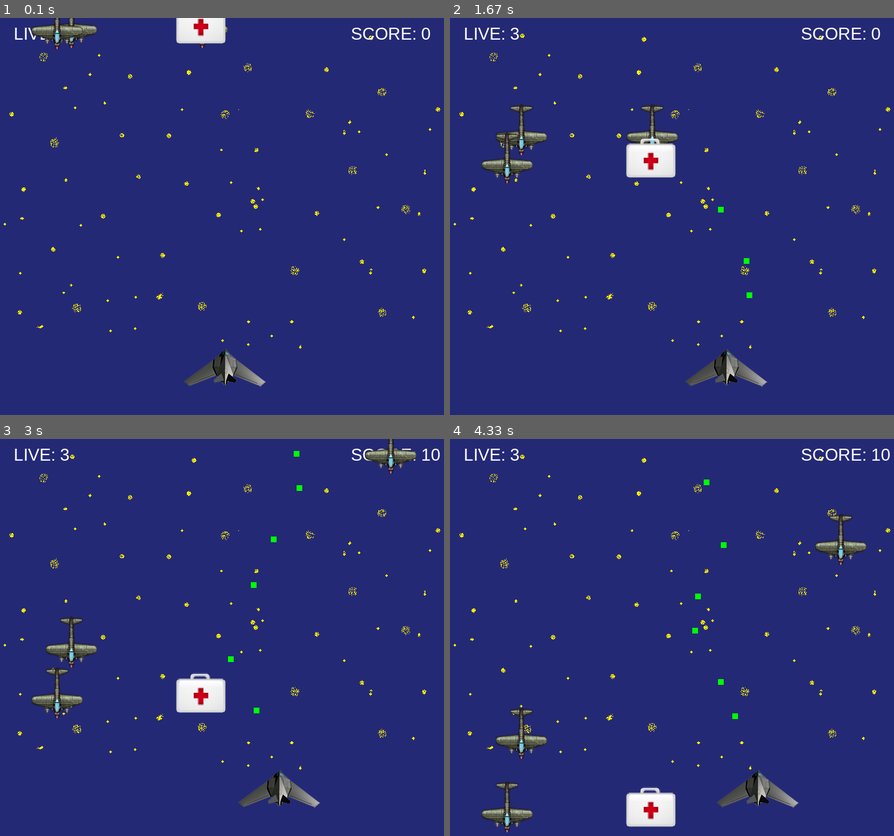
Above: before the commit, frames 1-4 (two rows, left to right).
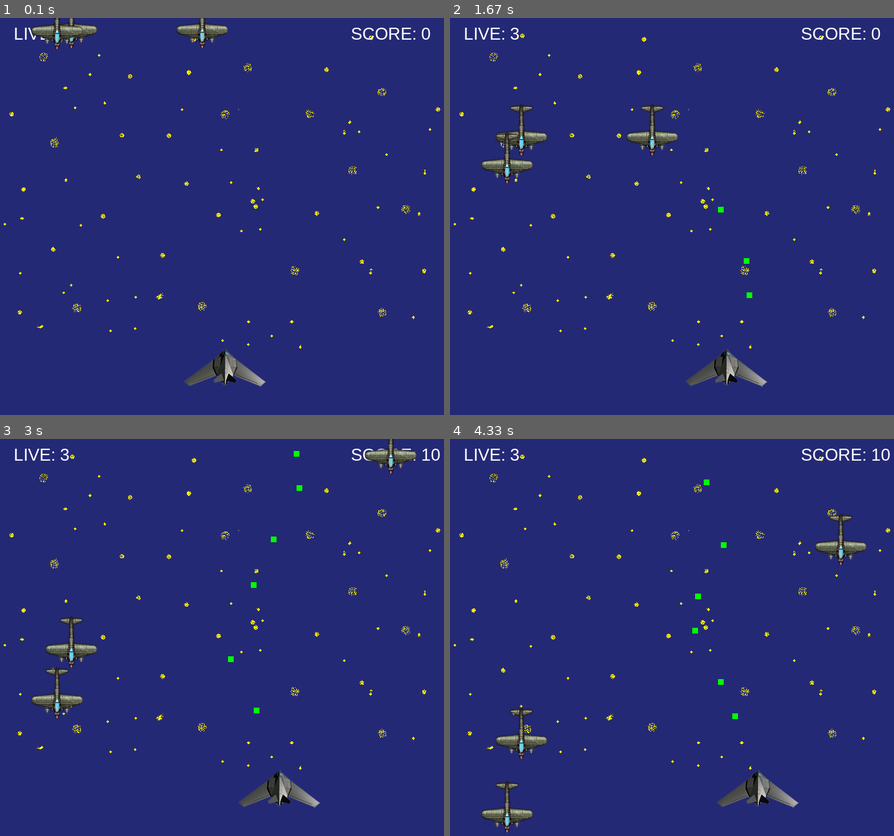
Above: after the commit, the same moments.

Repository: dimon-ton/pygame_course
Game: pygame game, started from First_game/main.py
The game is run twice, just before and just after one commit, with the same random seed, the same clock (stepped at 60 frames per second) and the same inputs.
Inputs:
- Up to frame 1 (0.1 s): no input
- Up to frame 2 (1.67 s): hold Right 0.33-0.8 s; hold Right 0.83-1.3 s; tap Space at 0.9, 1.2, 1.4 s; hold Left from 1.33 s (still down)
- Up to frame 3 (3 s): tap Space at 1.7, 1.97, 2.27, 2.4, 2.7 s; release Left at 1.87 s; hold Left 1.9-2.3 s; hold Right 2.33-2.97 s
- Up to frame 4 (4.33 s): hold Left 3-3.47 s; tap Space at 3.07, 3.37, 3.57, 3.87, 4.07 s; hold Right 3.5-3.97 s; hold Right from 4 s (still down)

The runs differ from the first frame. In frame 1, 0.7% of the frame differs, in the area x 39-51%, y 0-7%; in frame 2, 1.0%; in frame 3, 1.0%, in the area x 39-51%, y 58-69%; in frame 4, 1.0%.

Commit message:
complete learning EP.9

Diff:
--- a/First_game/main.py
+++ b/First_game/main.py
@@ -7,6 +7,24 @@
 
 # start pygame
 pygame.init()
+
+# start sound
+pygame.mixer.init()
+
+
+
+
+####################### sound effect ################################
+# background music
+pygame.mixer.music.load(os.path.join(PATH, "background-music.mp3"))
+pygame.mixer.music.play(loops=-1) # -1 = loop
+
+# collide sound
+explosion = pygame.mixer.Sound(os.path.join(PATH, "explosion.wav"))
+
+laser = pygame.mixer.Sound(os.path.join(PATH, "laser.wav"))
+powerup = pygame.mixer.Sound(os.path.join(PATH, "powerup.wav"))
+over_sound = pygame.mixer.Sound(os.path.join(PATH, "gameover.wav"))
 
 # FPS --> Frame per second
 FPS = 30
@@ -22,6 +40,12 @@
 # score when the enemy is collided
 SCORE = 0
 LIVES = 3
+GAMEOVER = False
+GAMEOVER_FONT = True
+GAMEOVER_TIME = pygame.time.get_ticks()
+SOUND_STATE = True
+
+
 
 
 # set the resolution of game
@@ -103,6 +127,7 @@
         self.speed_x = 0
 
     def shoot(self):
+        pygame.mixer.Sound.play(laser)
         bullet = Bullet(self.rect.centerx, self.rect.top)
         all_sprites.add(bullet)
         group_bullets.add(bullet)
@@ -114,17 +139,22 @@
         self.speed_x = 0
         # check if the key is pressed.
         keystate = pygame.key.get_pressed()
-        if keystate[pygame.K_LEFT]:
-            self.speed_x = -5
-
-        if keystate[pygame.K_RIGHT]:
-            self.speed_x = 5
+
+        if not GAMEOVER:
+            if keystate[pygame.K_LEFT] and self.rect.x > 0:
+                self.speed_x = -5
+
+            if keystate[pygame.K_RIGHT] and self.rect.x < WIDTH - self.rect.width:
+                self.speed_x = 5
 
         self.rect.x += self.speed_x
 
 
         if self.rect.bottom > HEIGHT:
             self.rect.y = 0
+
+
+
 
 class Bullet(pygame.sprite.Sprite):
 
@@ -156,18 +186,20 @@
 
 # medical pack
 
-'''
-
- - กระเป๋าจะตกทุก 30 วินาที
- - เมื่อเราชนกระเป๋า จะได้ชีวิตเพิ่มอีก 1
- - กระเป๋าจะหายไปเมื่อชน
- - มีเสียงติ๊งเมื่อได้รับกระเป๋า
- - เมื่อกระเป๋าลงไปด้านล่างสุดให้รออีก 30 วินาทีกว่ามันจะออกมา
-
-'''
-
-
 class Medipack(pygame.sprite.Sprite):
+
+
+
+    '''
+
+    - กระเป๋าจะตกทุก 30 วินาที
+    - เมื่อเราชนกระเป๋า จะได้ชีวิตเพิ่มอีก 1
+    - กระเป๋าจะหายไปเมื่อชน
+    - มีเสียงติ๊งเมื่อได้รับกระเป๋า
+    - เมื่อกระเป๋าลงไปด้านล่างสุดให้รออีก 30 วินาทีกว่ามันจะออกมา
+
+    '''
+
 
     def __init__(self):
         pygame.sprite.Sprite.__init__(self)
@@ -176,7 +208,7 @@
         # main clock
         self.last = pygame.time.get_ticks()
         self.wait = 20_000
-        self.run = True
+        self.run = False
 
 
         self.image = pygame.image.load(img).convert_alpha()
@@ -187,12 +219,14 @@
         self.rect = self.image.get_rect()
 
         rand_x = random.randint(self.rect.width, WIDTH - self.rect.width)
-        self.rect.center = (rand_x, 0)
+        self.rect.center = (rand_x, -100)
 
         self.speed_y = random.randint(2, 5)
 
     def update(self):
         now = pygame.time.get_ticks()
+
+
 
         if self.run == True:
             self.rect.y += self.speed_y
@@ -200,12 +234,18 @@
         if self.rect.bottom > HEIGHT:
             # เมื่อกระเป๋าพยาบาลหล่นลงไปตรงขอบจอ จะสั่งให้มันหยุดวิ่ง
             self.run = False
-
             self.rect.y = -100
+
+
+
+
+        if (now - self.last) >= self.wait:
+            self.run = True
+            self.last = now
+
             rand_x = random.randint(self.rect.width, WIDTH - self.rect.width)
             self.rect.x = rand_x
             self.speed_y = random.randint(2, 5)
-
 
 
 # special bullet
@@ -274,19 +314,55 @@
     collide_list = pygame.sprite.spritecollide(player, group_enemies, True)
 
 
-    if LIVES != 0 and collide_list:
-        player.kill()
+    # if LIVES != 0 and collide_list:
+    #     player.kill()
+    #     LIVES -= 1
+    #     player = Player()
+    #     all_sprites.add(player)
+    # elif LIVES == 0:
+    #     running = False
+
+
+    if collide_list:
+
+        pygame.mixer.Sound.play(explosion)
+
+        enemy = Enemy()
+        all_sprites.add(enemy)
+        group_enemies.add(enemy)
+
+
+        # if collided minus one score
         LIVES -= 1
-        player = Player()
-        all_sprites.add(player)
-    elif LIVES == 0:
-        running = False
+
+        if LIVES == 0:
+            GAMEOVER = True
+
+
+    collide_medi = pygame.sprite.spritecollide(player, group_medipack, True)
+
+
+    # plus lives if the medicine box is collided
+    if collide_medi:
+
+        pygame.mixer.Sound.play(powerup)
+
+        LIVES += 1
+
+        medipack = Medipack()
+        all_sprites.add(medipack)
+        group_medipack.add(medipack)
+
+
+
+
 
 
     # bullet collide
     bullet_collide_list = pygame.sprite.groupcollide(group_bullets, group_enemies, True, True)
 
     for b in bullet_collide_list:
+
         enemy = Enemy()
         all_sprites.add(enemy)
         group_enemies.add(enemy)
@@ -302,6 +378,44 @@
     draw_text(screen, "SCORE: {}".format(SCORE), 30, WIDTH-180, 10)
     draw_text(screen, "LIVE: {}".format(LIVES), 30, 30, 10)
 
+
+    # เมื่อ Game OVer อยากใส่อะไรเข้าไปใส่ได้เลย
+    if GAMEOVER:
+        if SOUND_STATE:
+            pygame.mixer.Sound.play(over_sound)
+            SOUND_STATE = False
+
+        now_gameover = pygame.time.get_ticks()
+        if GAMEOVER_FONT:
+            draw_text(screen, 'GAME OVER', 100, 150, 300)
+            if now_gameover - GAMEOVER_TIME >= 1_000:
+                GAMEOVER_FONT = False
+                GAMEOVER_TIME = now_gameover
+        else:
+            draw_text(screen, 'GAME OVER', 50, 280, 250)
+            if now_gameover - GAMEOVER_TIME >= 1_000:
+                GAMEOVER_FONT = True
+                GAMEOVER_TIME = now_gameover
+
+        # ทำให้เครื่องบินศัตรูและกระสุนหายไป หลังจาก Game Over
+
+        for type in [group_enemies, group_medipack, group_bullets]:
+            for charecter in type:
+                charecter.kill()
+
+        # for enemy in group_enemies:
+        #     enemy.kill()
+
+        # for medic in group_medipack:
+        #     medic.kill()
+
+        # for bull in group_bullets:
+        #     bull.kill()
+
+
+
+
+
     # draw the sprites
     all_sprites.draw(screen)
 
Not shown, added: First_game/background-music.mp3
Not shown, added: First_game/explosion.wav
Not shown, added: First_game/gameover.wav
Not shown, added: First_game/laser.wav
Not shown, added: First_game/powerup.wav
